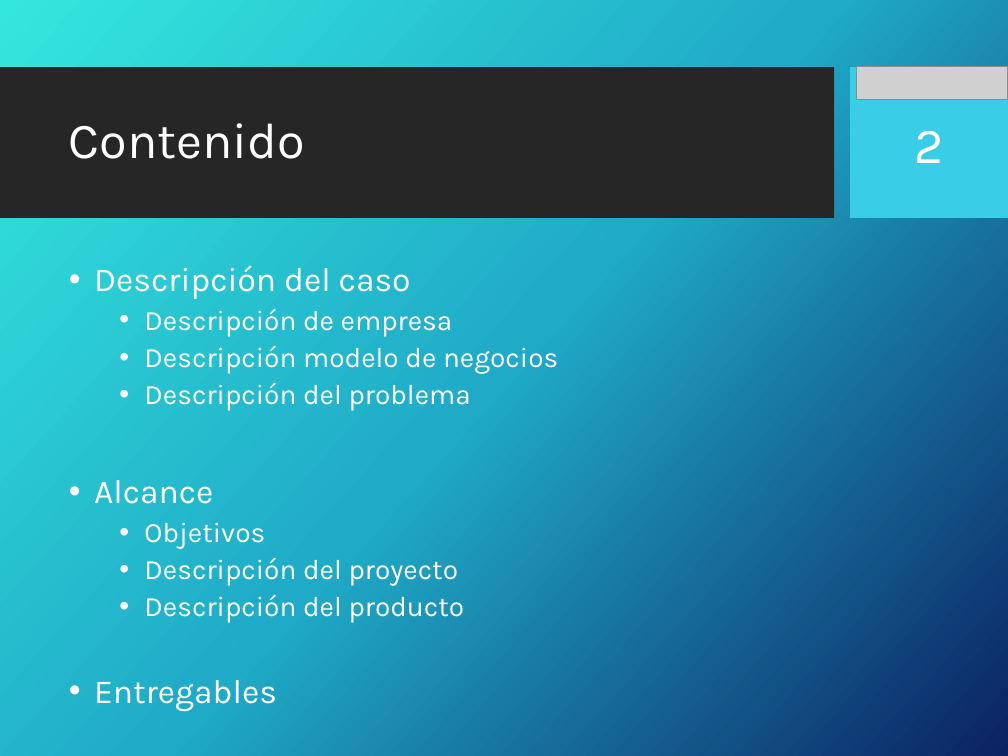
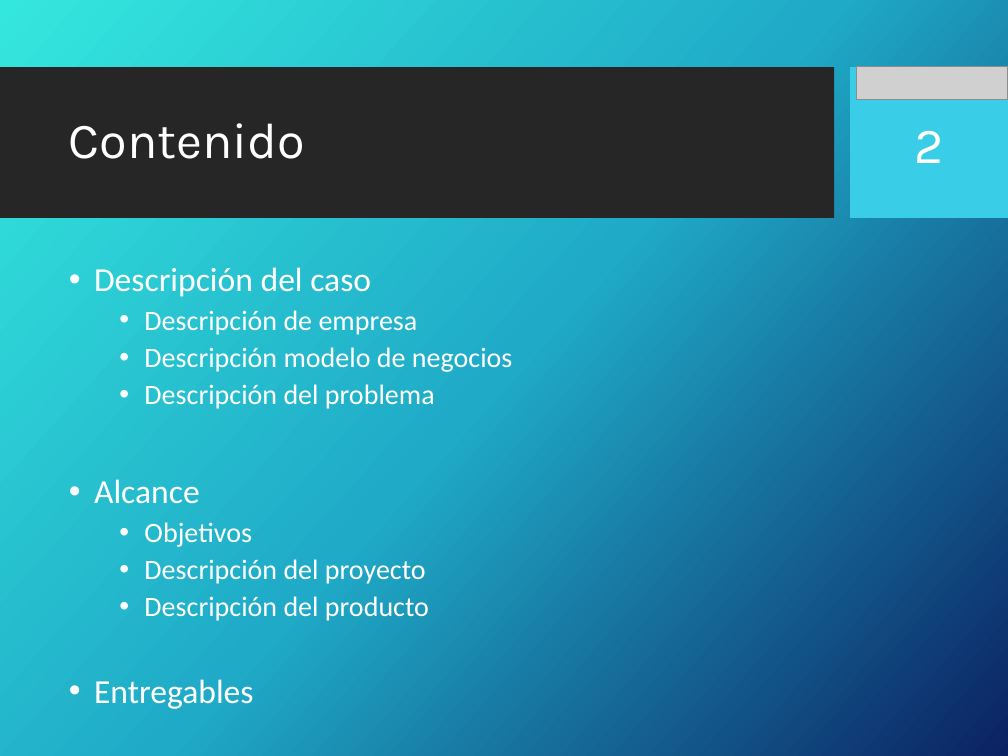
Before and after one commit to portafolio2016/hipocrates, a slide deck: slide 2 of docs/plan-de-proyecto/ppt-iteracion1.pptx. Drawn at 1008x756 pixels with LibreOffice and Linux fonts; fonts in the diff are those of the drawing; grey boxes stand for pictures; background and template pictures are left out. Boxes give left, top, right and bottom in pixels: in the first picture for what was removed or moved away, otherwise in the second. Text is boxed around its words. In the diff, an @@ line names an element or a change of style, - is before the commit and + after.

Commit message:
Agregado alcance

```diff
--- a/docs/plan-de-proyecto/ppt-iteracion1.pptx
+++ b/docs/plan-de-proyecto/ppt-iteracion1.pptx
@@ text "Descripción del caso" at [94, 267, 513, 709]: font Karla to Calibri @@
```
Also in this commit, not shown: 6 other slides changed, 3 slides added.
